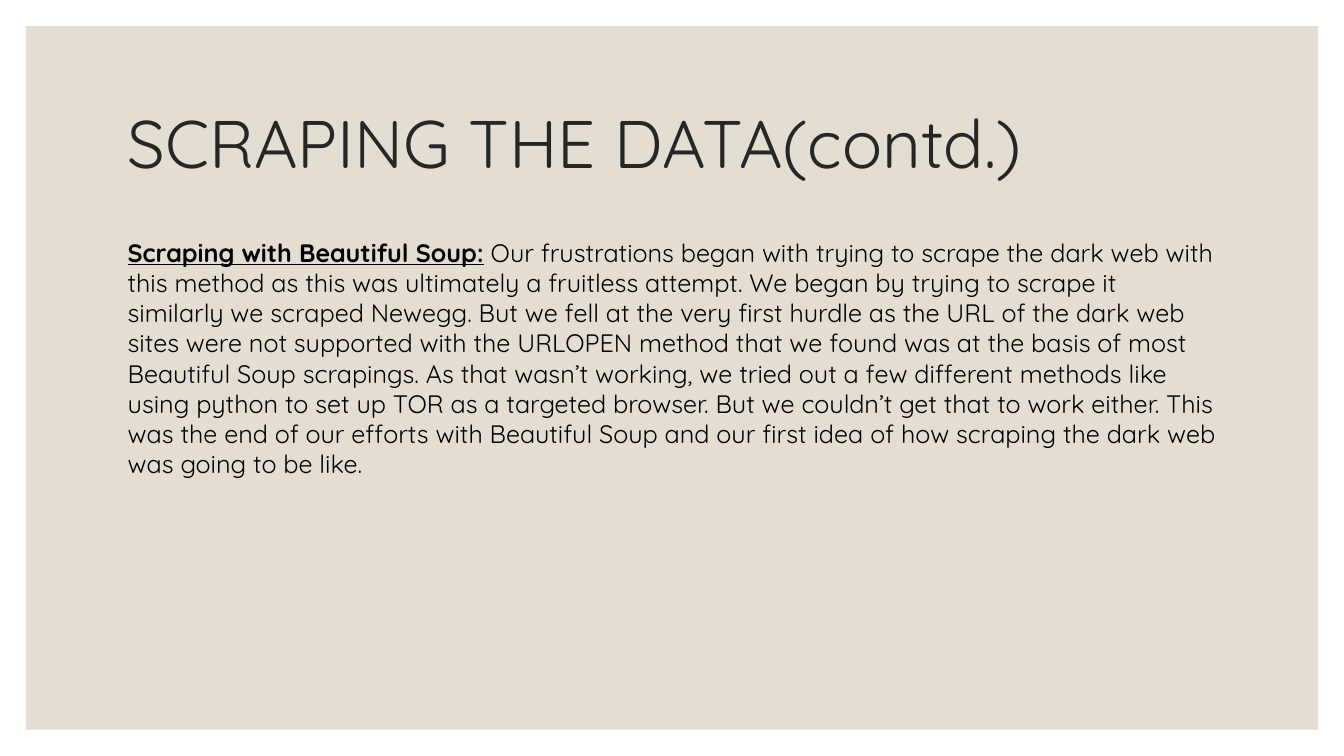
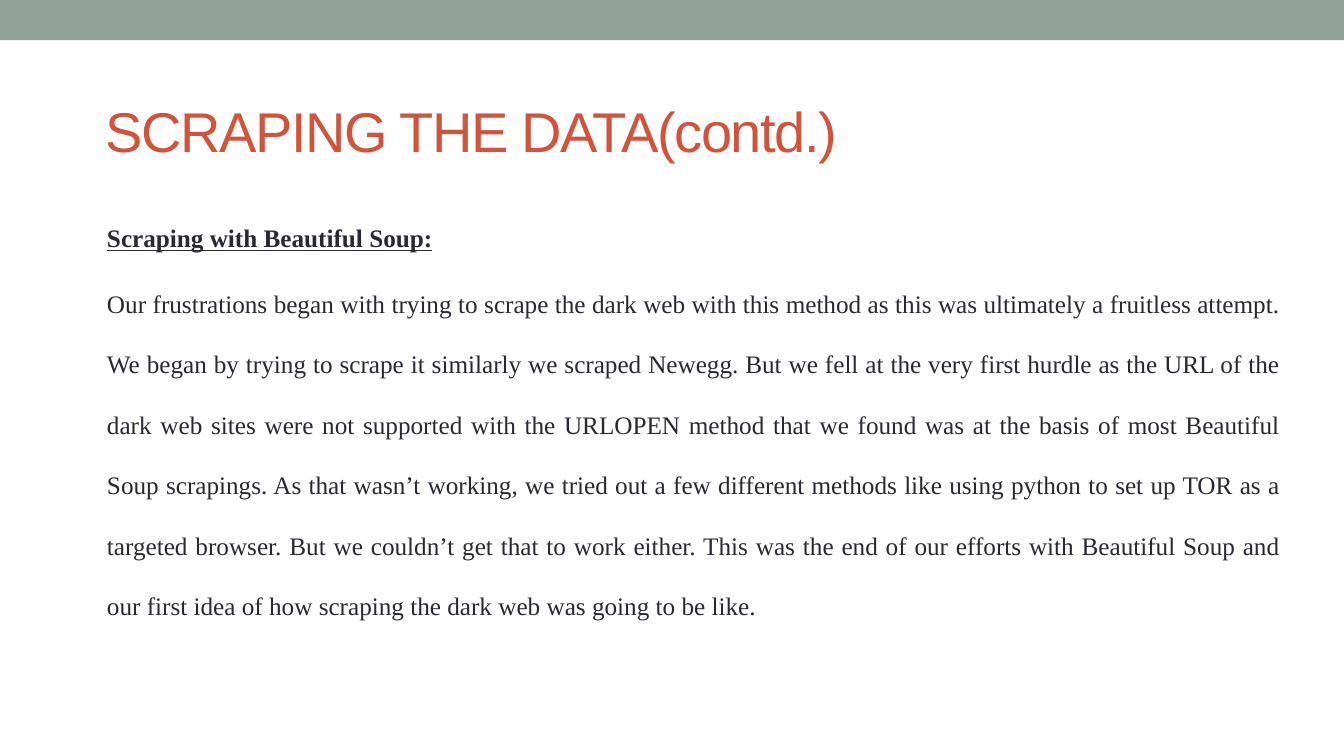
Before and after one commit to protik-nsu/CSE299-GROUP03-DARK_WEB_RESEARCH, a slide deck: slide 6 of Final.pptx (slide 5 before the commit). Drawn at 1344x756 pixels with LibreOffice and Linux fonts; fonts in the diff are those of the drawing. Boxes give left, top, right and bottom in pixels: in the first picture for what was removed or moved away, otherwise in the second. Text is boxed around its words. In the diff, an @@ line names an element or a change of style, - is before the commit and + after.

```diff
--- a/Final.pptx
+++ b/Final.pptx
@@ rectangle added at <box>0,0,1344,40</box>, fill #93A299 @@
@@ rectangle removed at <box>26,26,1319,730</box> @@
@@ title "SCRAPING THE DATA(contd.)": place and size @@
-title "SCRAPING THE DATA(contd.)" at <box>128,118,1021,181</box>
+title "SCRAPING THE DATA(contd.)" at <box>106,111,837,162</box>
@@ title "SCRAPING THE DATA(contd.)" at <box>106,111,837,162</box>: size 48 to 40 pt, font Quicksand to Arial, text colour #262626 to #D2533C, letter spacing 0 to -1 pt; line spacing 0.9 to 1 @@
@@ text at <box>107,229,1279,621</box>: text changed; font Quicksand to Times New Roman; text colour #000000 to #292934 @@
-Scraping with Beautiful Soup: Our frustrations began with trying to scrape the dark web with this method as this was ultimately a fruitless attempt. We began by trying to scrape it similarly we scraped Newegg. But we fell at the very first hurdle as the URL of the dark web sites were not supported with the URLOPEN method that we found was at the basis of most Beautiful Soup scrapings. As that wasn’t working, we tried out a few different methods like using python to set up TOR as a targeted browser. But we couldn’t get that to work either. This was the end of our efforts with Beautiful Soup and our first idea of how scraping the dark web was going to be like.
+Scraping with Beautiful Soup:
+Our frustrations began with trying to scrape the dark web with this method as this was ultimately a fruitless attempt. We began by trying to scrape it similarly we scraped Newegg. But we fell at the very first hurdle as the URL of the dark web sites were not supported with the URLOPEN method that we found was at the basis of most Beautiful Soup scrapings. As that wasn’t working, we tried out a few different methods like using python to set up TOR as a targeted browser. But we couldn’t get that to work either. This was the end of our efforts with Beautiful Soup and our first idea of how scraping the dark web was going to be like.
```
Also in this commit, not shown: 4 other slides changed, 9 slides added, 4 slides removed.
